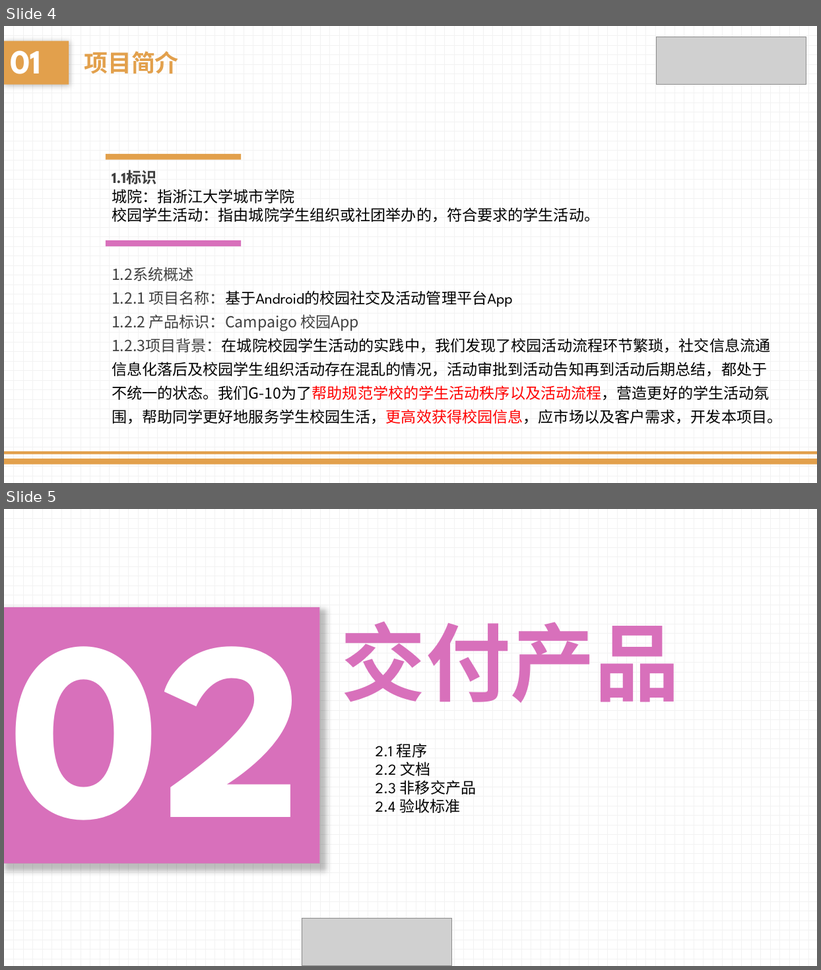
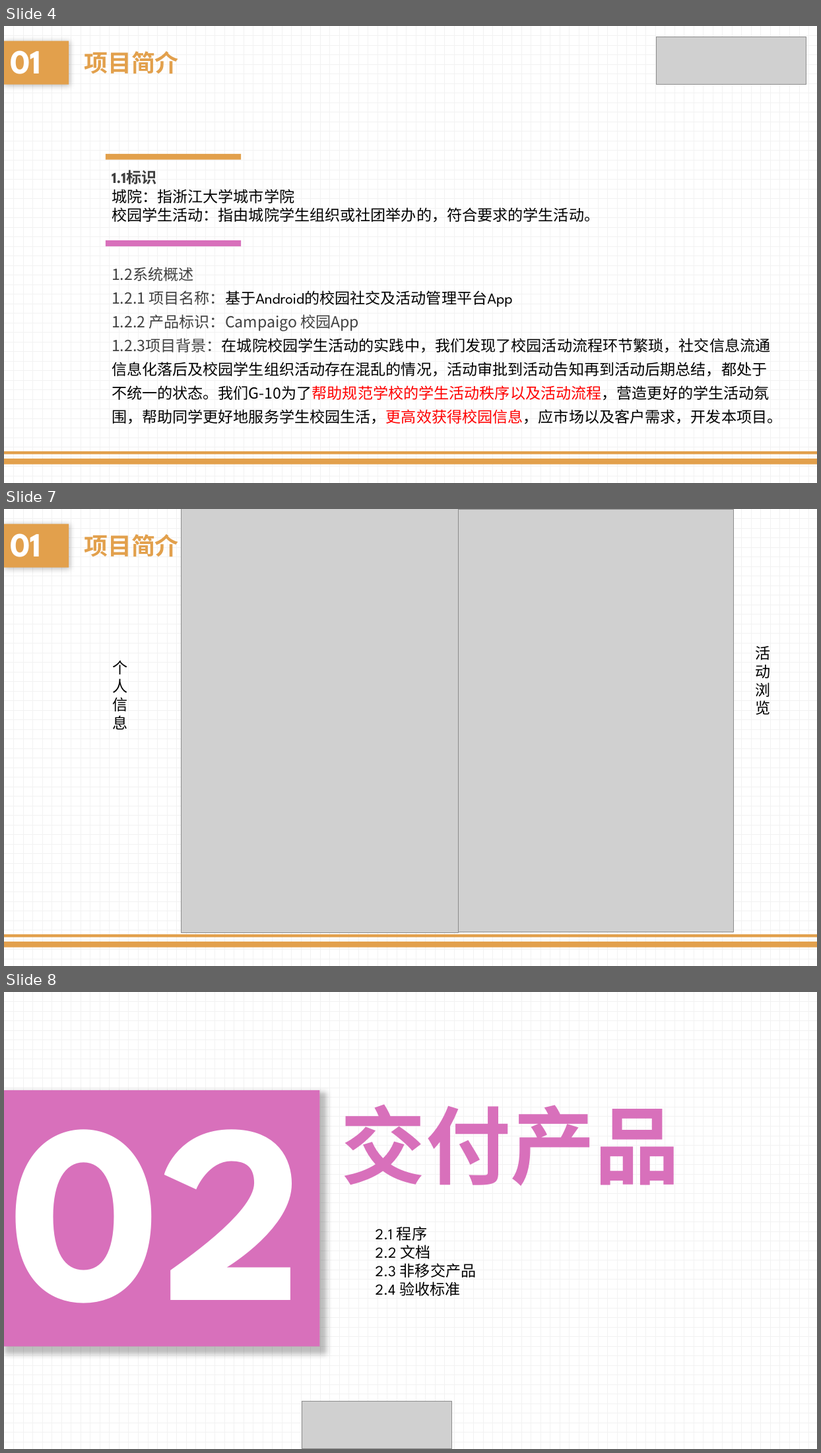
Before and after one commit to liuk5546/campaigo, a slide deck: doc/项目计划ppt.pptx. Shown one above the other, each under a label of ours: slides 4 and 5 before the commit, slides 4, 7 and 8 after it; the slides between them are not shown. The pictures are 821x970 and 821x1453 pixels, drawn with LibreOffice and Linux fonts; fonts in the diff are those of the drawing; grey boxes stand for pictures. Boxes give left, top, right and bottom in pixels: in the first picture for what was removed or moved away, otherwise in the second. Text is boxed around its words. In the diff, an @@ line names an element or a change of style, - is before the commit and + after.

```diff
--- a/doc/项目计划ppt.pptx
+++ b/doc/项目计划ppt.pptx
@@ slide 7 added at <box>4,509,817,966</box>, background pattern #F2F2F2 on #FFFFFF; not listed: 2 template elements that a slide beside it also shows @@
@@ text added at <box>4,524,69,567</box>, fill #E2A04C, 40 pt, text #FFFFFF, bold @@
+01
@@ picture added at <box>182,509,459,933</box> @@
@@ picture added at <box>459,509,733,932</box> @@
@@ text added at <box>84,534,179,557</box>, 28 pt, text #E2A04C, bold @@
+项目简介
@@ text added at <box>755,646,770,715</box>, 18 pt, text #000000 @@
+活动浏览
@@ text added at <box>113,660,128,730</box>, 18 pt, text #000000 @@
+个人信息
@@ what was slide 5 is now slide 8 @@
```
Also in this commit, not shown: 2 other slides added, 2 other files.
